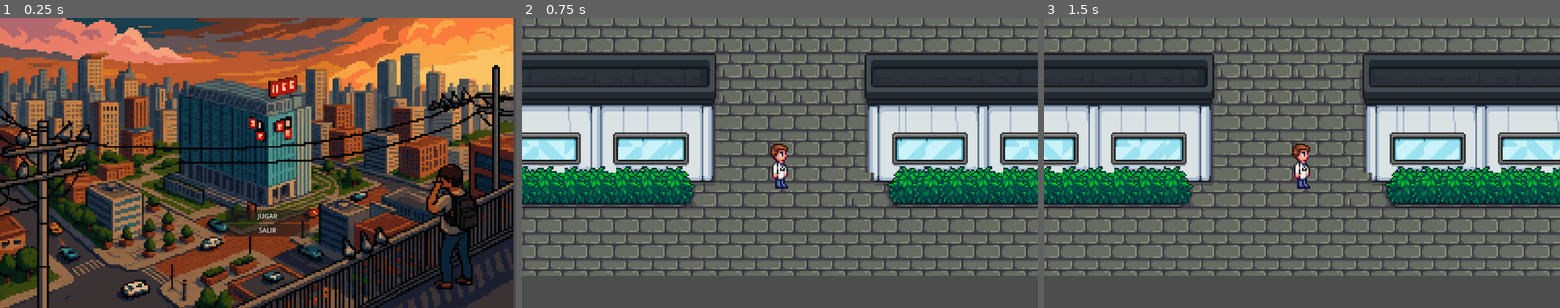
Above: before the commit, frames 1-3 (left to right).
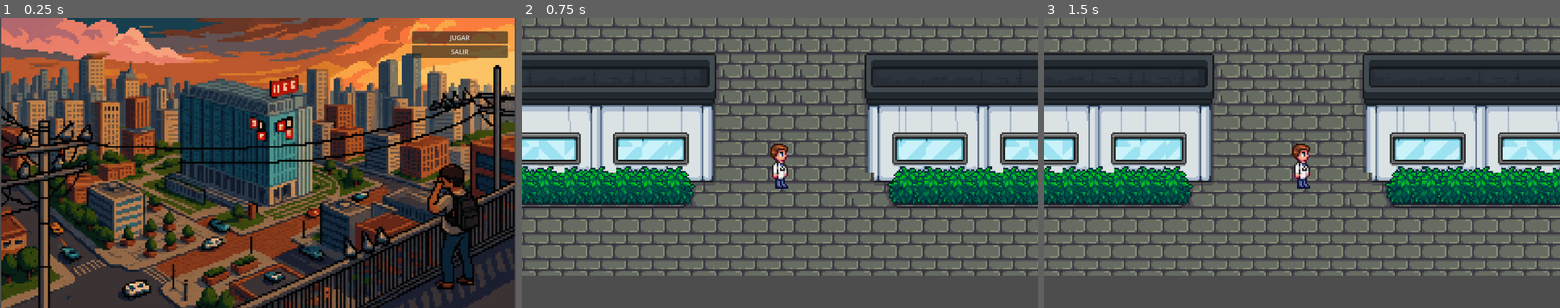
Above: after the commit, the same moments.

Repository: franco310121/UnTituloPendiente
Game: Godot game, scene res://scenes/interfaces/main_menu_scene.tscn
Same seed, same stepped clock (60 frames per second), same inputs: the game is played once before the commit and once after it.
Inputs:
- Up to frame 1 (0.25 s): no input
- Up to frame 2 (0.75 s): click "JUGAR" at 0.5 s
- Up to frame 3 (1.5 s): tap Enter at 1.25 s; hold D (right) from 1.28 s (still down); hold E (interact) from 1.28 s (still down)

The runs differ from the first frame. In frame 1, 22% of the frame differs, in the area x 0-100%, y 0-100%; in frame 2, nothing differs; in frame 3, nothing differs.

Commit message:
cambios erick

Diff:
--- /dev/null
+++ b/mob.tscn
@@ -0,0 +1,10 @@
+[gd_scene load_steps=0 format=3 uid="uid://mm2xxp6wooxh"]
+
+[node name="Mob" type="RigidBody2D" unique_id=1125625644]
+metadata/_edit_group_ = true
+
+[node name="AnimatedSprite2D" type="AnimatedSprite2D" parent="." unique_id=1560063064]
+
+[node name="CollisionShape2D" type="CollisionShape2D" parent="." unique_id=1506195189]
+
+[node name="VisibleOnScreenNotifier2D" type="VisibleOnScreenNotifier2D" parent="." unique_id=152390181]
--- /dev/null
+++ b/mundo.gd
@@ -0,0 +1,128 @@
+extends Node2D
+
+@export var numero_escena: PackedScene = preload("res://numero.tscn")
+
+var objetivo = 0
+var suma_actual = 0
+var numero_a = 0
+var numero_b = 0
+
+var vidas = 3
+var tiempo_maximo = 15.0 # Segundos que tiene el jugador para resolver la suma
+var tiempo_actual = 0.0
+
+func _ready():
+	# Conectamos la señal del jugador UNA SOLA VEZ al iniciar.
+	if has_node("Player_m1"):
+		$Player_m1.area_entered.connect(_on_player_toca_algo)
+	else:
+		push_error("Error: No se encontró el nodo 'Player' en la escena Mundo.")
+
+	# Limpiamos el mensaje inicial en pantalla
+	if has_node("UI/LabelMensaje"):
+		$UI/LabelMensaje.text = "¡Preparate!"
+		await get_tree().create_timer(2.0).timeout
+		if has_node("UI/LabelMensaje"):
+			$UI/LabelMensaje.text = ""
+
+	iniciar_nuevo_nivel()
+
+func iniciar_nuevo_nivel():
+	# Genera dos números aleatorios para la operación
+	numero_a = randi_range(5, 20)
+	numero_b = randi_range(5, 20)
+
+	# El objetivo es la suma de ambos
+	objetivo = numero_a + numero_b
+	suma_actual = 0
+
+	# Reiniciamos el tiempo cada vez que hay un nuevo nivel
+	tiempo_actual = tiempo_maximo
+
+	# Configuramos el valor máximo de la barra (si existe)
+	if has_node("UI/BarraTiempo"):
+		$UI/BarraTiempo.max_value = tiempo_maximo
+
+	actualizar_textos()
+
+func actualizar_textos():
+	# Actualiza los textos de la interfaz con el nuevo formato
+	if has_node("UI/LabelObjetivo") and has_node("UI/LabelSuma"):
+		$UI/LabelObjetivo.text = str(numero_a) + " + " + str(numero_b) + " = "
+
+		if suma_actual == 0:
+			$UI/LabelSuma.text = "?"
+		else:
+			$UI/LabelSuma.text = str(suma_actual)
+
+	# Actualizamos el texto de las vidas
+	if has_node("UI/LabelVidas"):
+		$UI/LabelVidas.text = "Vidas: " + str(vidas)
+
+# --- FUNCIÓN PARA EL TIEMPO ---
+func _process(delta):
+	# Restamos el tiempo cada frame si aún nos queda tiempo
+	if tiempo_actual > 0:
+		tiempo_actual -= delta
+
+		# Actualizamos la barra visualmente
+		if has_node("UI/BarraTiempo"):
+			$UI/BarraTiempo.value = tiempo_actual
+
+		# NUEVO: Actualizamos el tiempo en formato texto (Ej: "Tiempo: 12s")
+		if has_node("UI/LabelTiempo"):
+			$UI/LabelTiempo.text = "Tiempo: " + str(int(tiempo_actual)) + "s"
+
+		# Si el tiempo llega a cero o menos, perdemos una vida
+		if tiempo_actual <= 0:
+			mostrar_mensaje("¡Se acabó el tiempo!")
+			perder_vida()
+
+# --- NUEVA FUNCIÓN PARA MOSTRAR MENSAJES EN PANTALLA ---
+func mostrar_mensaje(texto: String):
+	print(texto) # Lo mantenemos en consola por si acaso
+	if has_node("UI/LabelMensaje"):
+		$UI/LabelMensaje.text = texto
+
+		# Esperamos 2 segundos
+		await get_tree().create_timer(2.0).timeout
+
+		# Borramos el mensaje (solo si no ha sido reemplazado por otro mientras esperábamos)
+		if has_node("UI/LabelMensaje") and $UI/LabelMensaje.text == texto:
+			$UI/LabelMensaje.text = ""
+
+# --- FUNCIÓN PARA GESTIONAR LAS VIDAS ---
+func perder_vida():
+	vidas -= 1
+	if vidas > 0:
+		mostrar_mensaje("¡Perdiste una vida! Te quedan: " + str(vidas))
+		iniciar_nuevo_nivel()
+	else:
+		mostrar_mensaje("¡JUEGO TERMINADO! Reiniciando...")
+		vidas = 3
+		## iniciar_nuevo_nivel()
+		get_tree().change_scene_to_file("res://scenes/main.tscn")
+
+func _on_generador_timer_timeout():
+	# Instancia un nuevo número
+	var nuevo_numero = numero_escena.instantiate()
+	var posicion_x_aleatoria = randf_range(50, 1100)
+	nuevo_numero.position = Vector2(posicion_x_aleatoria, -50)
+	add_child(nuevo_numero)
+
+func _on_player_toca_algo(area_que_choco):
+	# Verificamos si el área que tocó el jugador pertenece al grupo "numeros"
+	if area_que_choco.is_in_group("numeros"):
+		suma_actual += area_que_choco.valor
+		area_que_choco.queue_free()
+		actualizar_textos()
+		verificar_resultado()
+
+func verificar_resultado():
+	if suma_actual == objetivo:
+		mostrar_mensaje("¡Exacto! Nivel superado.")
+		iniciar_nuevo_nivel()
+
+	elif suma_actual > objetivo:
+		mostrar_mensaje("¡Te pasaste de la suma!")
+		perder_vida()
--- /dev/null
+++ b/mundo.tscn
@@ -0,0 +1,82 @@
+[gd_scene load_steps=4 format=3 uid="uid://fw5jpon3gvem"]
+
+[ext_resource type="Script" uid="uid://c3s5ctwlkmpgj" path="res://mundo.gd" id="1_lgngo"]
+[ext_resource type="PackedScene" uid="uid://b6f8i22t2m38j" path="res://player_m1.tscn" id="2_fw4w5"]
+[ext_resource type="Texture2D" uid="uid://d0w6csrk85s2u" path="res://fondo.png" id="3_fw4w5"]
+
+[node name="Mundo" type="Node2D"]
+script = ExtResource("1_lgngo")
+
+[node name="TextureRect" type="TextureRect" parent="."]
+offset_left = -105.0
+offset_top = 3.0
+offset_right = 640.0
+offset_bottom = 723.0
+texture = ExtResource("3_fw4w5")
+expand_mode = 1
+stretch_mode = 6
+
+[node name="TextureRect" type="TextureRect" parent="TextureRect"]
+offset_left = 745.0
+offset_right = 1490.0
+offset_bottom = 720.0
+texture = ExtResource("3_fw4w5")
+expand_mode = 1
+stretch_mode = 6
+
+[node name="Player_m1" parent="." instance=ExtResource("2_fw4w5")]
+position = Vector2(253, 668)
+
+[node name="GeneradorTimer" type="Timer" parent="."]
+wait_time = 0.5
+autostart = true
+
+[node name="UI" type="CanvasLayer" parent="."]
+
+[node name="LabelObjetivo" type="Label" parent="UI"]
+offset_left = 76.0
+offset_top = 3.0
+offset_right = 335.0
+offset_bottom = 79.0
+theme_override_colors/font_outline_color = Color(0, 0, 0, 1)
+theme_override_constants/outline_size = 5
+theme_override_font_sizes/font_size = 45
+horizontal_alignment = 1
+vertical_alignment = 1
+
+[node name="LabelSuma" type="Label" parent="UI"]
+offset_left = 332.0
+offset_top = 2.0
+offset_right = 425.0
+offset_bottom = 81.0
+theme_override_constants/outline_size = 5
+theme_override_font_sizes/font_size = 45
+text = "?"
+vertical_alignment = 1
+
+[node name="LabelTiempo" type="Label" parent="UI"]
+offset_left = 389.0
+offset_top = 2.0
+offset_right = 477.0
+offset_bottom = 56.0
+theme_override_constants/outline_size = 5
+
+[node name="LabelMensaje" type="Label" parent="UI"]
+offset_left = 139.0
+offset_top = 86.0
+offset_right = 354.0
+offset_bottom = 109.0
+theme_override_constants/outline_size = 5
+horizontal_alignment = 1
+vertical_alignment = 1
+
+[node name="LabelVidas" type="Label" parent="UI"]
+offset_left = 384.0
+offset_top = 24.0
+offset_right = 479.0
+offset_bottom = 47.0
+theme_override_constants/outline_size = 5
+horizontal_alignment = 1
+vertical_alignment = 1
+
+[connection signal="timeout" from="GeneradorTimer" to="." method="_on_generador_timer_timeout"]
--- /dev/null
+++ b/numero.gd
@@ -0,0 +1,19 @@
+extends Area2D
+
+var valor = 0
+var velocidad_caida = 150.0 # Ajusta esto para que caigan más rápido o más lento
+
+func _ready():
+	# Cuando el número aparece, le asignamos un valor aleatorio entre 1 y 9
+	valor = randi_range(1, 9)
+	# Mostramos ese valor en el Label que le pusimos como hijo
+	$Label.text = str(valor)
+
+func _process(delta):
+	# En cada frame, movemos el número hacia abajo (eje Y positivo)
+	position.y += velocidad_caida * delta
+
+	# Si el número se sale de la pantalla por la parte de abajo, lo borramos
+	# Asumiendo una pantalla de 720p (altura 720). Ajusta este valor si tu pantalla es diferente.
+	if position.y > 800:
+		queue_free() # Esta función elimina el nodo de la memoria de forma segura
--- /dev/null
+++ b/numero.tscn
@@ -0,0 +1,24 @@
+[gd_scene load_steps=0 format=3 uid="uid://cdltj5chrsbs"]
+
+[ext_resource type="Script" uid="uid://dxcyjo042ylfu" path="res://numero.gd" id="1_b28js"]
+
+[sub_resource type="RectangleShape2D" id="RectangleShape2D_x81yi"]
+size = Vector2(15, 22.5)
+
+[node name="Numero" type="Area2D" unique_id=1270806337 groups=["numeros"]]
+script = ExtResource("1_b28js")
+
+[node name="Label" type="Label" parent="." unique_id=703523064]
+offset_left = -224.0
+offset_top = 93.0
+offset_right = 224.0
+offset_bottom = 135.0
+theme_override_colors/font_outline_color = Color(0, 0, 0, 1)
+theme_override_constants/outline_size = 5
+theme_override_font_sizes/font_size = 30
+text = "5"
+horizontal_alignment = 1
+
+[node name="CollisionShape2D" type="CollisionShape2D" parent="." unique_id=410995857]
+position = Vector2(-0.5, 115.25)
+shape = SubResource("RectangleShape2D_x81yi")
--- /dev/null
+++ b/player_m1.gd
@@ -0,0 +1,37 @@
+extends Area2D
+
+@export var speed = 400 # Velocidad del jugador (píxeles/segundo)
+var screen_size # Tamaño de la ventana del juego
+
+func _ready():
+	screen_size = get_viewport_rect().size
+	# Opcional: Colocar al jugador en el centro inferior al iniciar
+	# position.x = screen_size.x / 2
+	# position.y = screen_size.y - 50 # 50 píxeles por encima del borde inferior
+
+func _process(delta):
+	var velocity = Vector2.ZERO # Vector de movimiento
+
+	# Solo comprobamos izquierda y derecha
+	if Input.is_action_pressed("right"):
+		velocity.x += 1
+	if Input.is_action_pressed("left"):
+		velocity.x -= 1
+
+	# Normalizar velocidad y animar
+	if velocity.length() > 0:
+		velocity = velocity.normalized() * speed
+		$AnimatedSprite2D.play()
+	else:
+		$AnimatedSprite2D.stop()
+
+	position += velocity * delta
+
+	# Restringimos el movimiento:
+	# position.y se mantiene constante, clamp() evita que salga por los lados
+	position.x = clamp(position.x, 0, screen_size.x)
+
+	# Lógica de animación
+	if velocity.x != 0:
+		$AnimatedSprite2D.animation = "walk"
+		$AnimatedSprite2D.flip_h = velocity.x < 0
--- /dev/null
+++ b/player_m1.tscn
@@ -0,0 +1,69 @@
+[gd_scene load_steps=9 format=3 uid="uid://b6f8i22t2m38j"]
+
+[ext_resource type="Texture2D" uid="uid://cfb7sdh65ipje" path="res://playerGrey_up1.png" id="1_hqtel"]
+[ext_resource type="Script" uid="uid://cr5hbqvim6uof" path="res://player_m1.gd" id="1_sweqy"]
+[ext_resource type="Texture2D" uid="uid://dsg28ck6ny10l" path="res://playerGrey_up2.png" id="2_sweqy"]
+[ext_resource type="Texture2D" uid="uid://lxhyvo7g2wpx" path="res://Custom _ Edited - Puyo Puyo _ Madou Monogatari Customs - Characters - Arle (Stardew Valley-Style).png" id="4_hqtel"]
+
+[sub_resource type="AtlasTexture" id="AtlasTexture_hqtel"]
+atlas = ExtResource("4_hqtel")
+region = Rect2(0, 32, 16, 32)
+
+[sub_resource type="AtlasTexture" id="AtlasTexture_sweqy"]
+atlas = ExtResource("4_hqtel")
+region = Rect2(16, 32, 16, 32)
+
+[sub_resource type="SpriteFrames" id="SpriteFrames_dw050"]
+animations = [{
+"frames": [],
+"loop": true,
+"name": &"new_animation",
+"speed": 5.0
+}, {
+"frames": [],
+"loop": true,
+"name": &"new_animation_1",
+"speed": 5.0
+}, {
+"frames": [{
+"duration": 1.0,
+"texture": ExtResource("1_hqtel")
+}, {
+"duration": 1.0,
+"texture": ExtResource("2_sweqy")
+}],
+"loop": true,
+"name": &"up",
+"speed": 5.0
+}, {
+"frames": [{
+"duration": 1.0,
+"texture": SubResource("AtlasTexture_hqtel")
+}, {
+"duration": 1.0,
+"texture": SubResource("AtlasTexture_sweqy")
+}],
+"loop": true,
+"name": &"walk",
+"speed": 5.0
+}]
+
+[sub_resource type="CapsuleShape2D" id="CapsuleShape2D_b26j0"]
+radius = 27.0
+height = 68.0
+
+[node name="Player" type="Area2D"]
+position = Vector2(246, 671)
+script = ExtResource("1_sweqy")
+metadata/_edit_group_ = true
+
+[node name="AnimatedSprite2D" type="AnimatedSprite2D" parent="."]
+position = Vector2(1, -3.99996)
+scale = Vector2(3.125, 2.25)
+sprite_frames = SubResource("SpriteFrames_dw050")
+animation = &"walk"
+
+[node name="CollisionShape2D" type="CollisionShape2D" parent="."]
+shape = SubResource("CapsuleShape2D_b26j0")
+
+[connection signal="body_entered" from="." to="." method="_on_body_entered"]
--- a/scenes/interfaces/main_menu_scene.tscn
+++ b/scenes/interfaces/main_menu_scene.tscn
@@ -7,7 +7,8 @@
 script = ExtResource("1_oqnxh")
 
 [node name="TextureRect" type="TextureRect" parent="."]
-offset_right = 1274.0
+offset_left = 3.0
+offset_right = 1277.0
 offset_bottom = 723.0
 size_flags_horizontal = 3
 size_flags_vertical = 3
@@ -17,10 +18,10 @@
 [node name="UIContainer" type="Control" parent="."]
 layout_mode = 3
 anchors_preset = 0
-offset_left = 411.0
-offset_top = 283.0
-offset_right = 754.0
-offset_bottom = 626.0
+offset_left = 418.0
+offset_top = 281.0
+offset_right = 761.0
+offset_bottom = 624.0
 size_flags_horizontal = 3
 size_flags_vertical = 3
 
@@ -31,10 +32,10 @@
 anchor_top = 0.5
 anchor_right = 0.5
 anchor_bottom = 0.5
-offset_left = -22.5
-offset_top = 21.5
-offset_right = 185.5
-offset_bottom = 111.5
+offset_left = 432.5
+offset_top = -419.5
+offset_right = 670.5
+offset_bottom = -266.5
 grow_horizontal = 2
 grow_vertical = 2
 
@@ -46,5 +47,7 @@
 layout_mode = 2
 text = "SALIR"
 
+[node name="Sprite2D" type="Sprite2D" parent="UIContainer"]
+
 [connection signal="pressed" from="UIContainer/ButtonsContainer/StartButton" to="." method="_on_start_button_pressed"]
 [connection signal="pressed" from="UIContainer/ButtonsContainer/ExitButton" to="." method="_on_exit_button_pressed"]
--- a/scenes/main.tscn
+++ b/scenes/main.tscn
@@ -4,7 +4,7 @@
 [ext_resource type="PackedScene" uid="uid://qxx45jy572d3" path="res://scenes/levels/first_floor.tscn" id="2_0wfyh"]
 [ext_resource type="Script" uid="uid://csfq5j6xjlggd" path="res://puerta_mini_01.gd" id="3_jyhfs"]
 [ext_resource type="Texture2D" uid="uid://djx86ufwt0mlb" path="res://assets/images/buttons/E_boton-removebg-preview.png" id="4_tbgi4"]
-[ext_resource type="PackedScene" uid="uid://bxcn4hsj2llfh" path="res://scenes/minigames/game_01.tscn" id="4_tefeu"]
+[ext_resource type="PackedScene" uid="uid://fw5jpon3gvem" path="res://mundo.tscn" id="4_tefeu"]
 
 [sub_resource type="RectangleShape2D" id="RectangleShape2D_tbgi4"]
 size = Vector2(161, 94)
Binary file added: Custom _ Edited - Puyo Puyo _ Madou Monogatari Customs - Characters - Arle (Stardew Valley-Style).png
Not shown, added: Custom _ Edited - Puyo Puyo _ Madou Monogatari Customs - Characters - Arle (Stardew Valley-Style).png.import
Binary file added: fondo.png
Not shown, added: fondo.png.import
Not shown, added: mundo.gd.uid
Not shown, added: numero.gd.uid
Binary file added: playerGrey_up1.png
Not shown, added: playerGrey_up1.png.import
Binary file added: playerGrey_up2.png
Not shown, added: playerGrey_up2.png.import
Not shown, added: player_m1.gd.uid
Not shown, added: mundo.tscn9067095043.tmp
